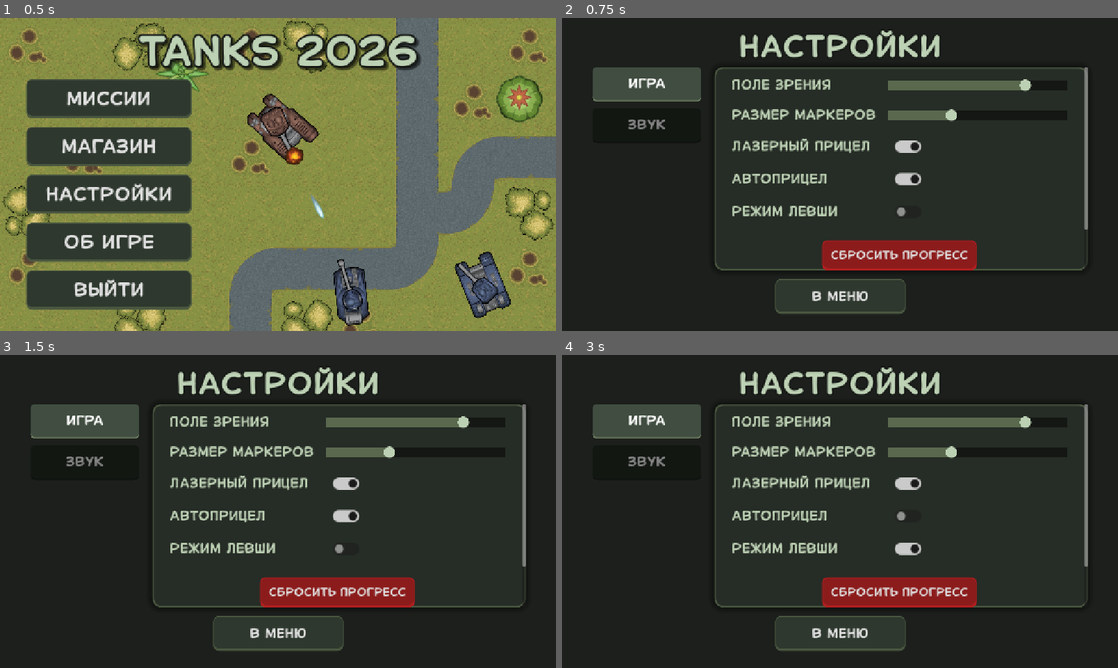
Above: before the commit, frames 1-4 (two rows, left to right).
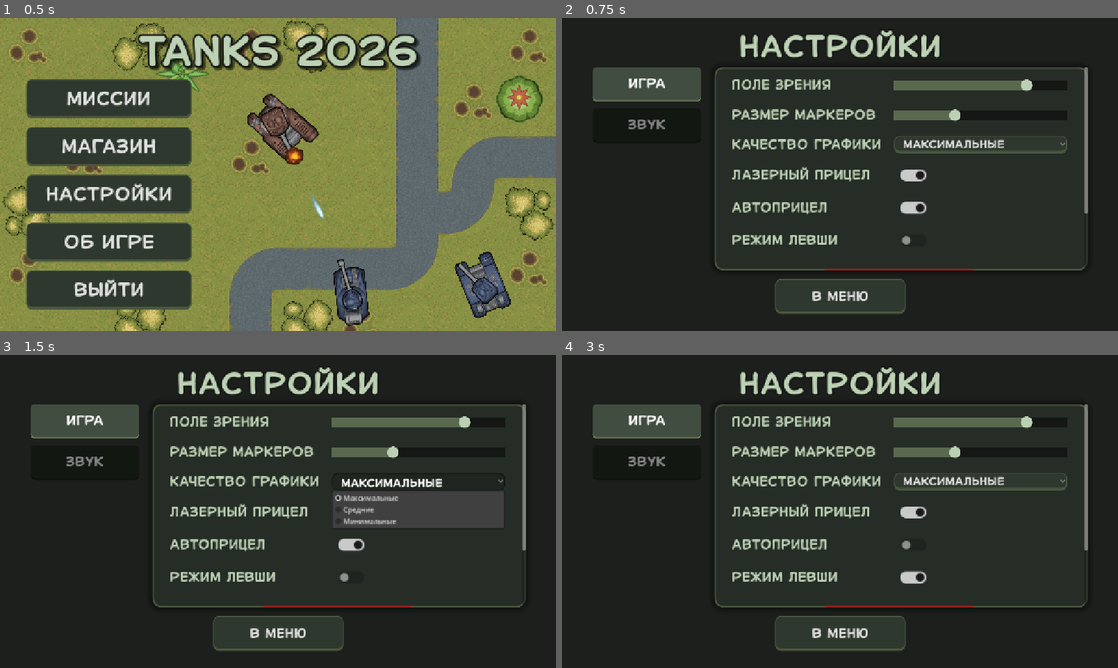
Above: after the commit, the same moments.

Repository: top-it-090304/Selyavi
Game: Godot game, scene res://scenes/MenuScenes/Menu.tscn
The game is run twice, just before and just after one commit, with the same random seed, the same clock (stepped at 60 frames per second) and the same inputs. Sound files missing from this copy of the repository are replaced by a short silence.
Inputs (mouse positions are in pixels of both pictures, inside the frame that each line leads up to; where the layout moved, square brackets give the same spot in the first picture):
- Up to frame 1 (0.5 s): no input
- Up to frame 2 (0.75 s): click "НАСТРОЙКИ" at 0.5 s
- Up to frame 3 (1.5 s): click (417, 480) at 1.25 s, where only the run after the commit has a clickable "Максимальные"
- Up to frame 4 (3 s): click (912, 545) [906, 514] at 2 s; click (912, 577) [906, 549] at 2.75 s

Frame 1 is identical in both runs. In frame 2, 6.4% of the frame differs, in the area x 30-95%, y 19-81%; in frame 3, 9.2%; in frame 4, 6.4%.

Commit message:
performance settings

Diff:
--- a/scenes/MenuScenes/Settings.tscn
+++ b/scenes/MenuScenes/Settings.tscn
@@ -338,6 +338,21 @@
 step = 0.1
 value = 1.0
 
+[node name="GraphicsQualityLabel" type="Label" parent="VBoxMain/ContentContainer/SettingsPanel/GameSettings/Margin/VBox/Grid"]
+layout_mode = 2
+text = "Качество графики"
+label_settings = SubResource("LabelSettings_label")
+
+[node name="OptionButton_GraphicsQuality" type="OptionButton" parent="VBoxMain/ContentContainer/SettingsPanel/GameSettings/Margin/VBox/Grid"]
+layout_mode = 2
+size_flags_horizontal = 3
+focus_mode = 0
+theme_override_fonts/font = ExtResource("2")
+theme_override_font_sizes/font_size = 24
+theme_override_styles/hover = SubResource("StyleBoxFlat_btn_hover")
+theme_override_styles/pressed = SubResource("StyleBoxFlat_btn_pressed")
+theme_override_styles/normal = SubResource("StyleBoxFlat_btn_normal")
+
 [node name="ScopeLabel" type="Label" parent="VBoxMain/ContentContainer/SettingsPanel/GameSettings/Margin/VBox/Grid"]
 layout_mode = 2
 text = "Лазерный прицел"
--- a/scripts/MenuScripts/Settings.gd
+++ b/scripts/MenuScripts/Settings.gd
@@ -13,6 +13,7 @@
 var _left_hand_toggler: CheckButton
 var _fov_slider: HSlider
 var _marker_slider: HSlider
+var _graphics_quality_selector: OptionButton
 var _return_button: Button
 var _reset_progress_btn: Button
 
@@ -27,10 +28,12 @@
 	_left_hand_toggler = game_settings.find_child("CheckButton_LeftHand", true)
 	_fov_slider = game_settings.find_child("HSlider_CameraFov", true)
 	_marker_slider = game_settings.find_child("HSlider_MarkerScale", true)
+	_graphics_quality_selector = game_settings.find_child("OptionButton_GraphicsQuality", true)
 	_reset_progress_btn = game_settings.find_child("ResetProgressBtn", true)
 
 	_return_button = find_child("Return_Button", true)
 
+	_setup_graphics_selector()
 	_load_ui_values()
 	_update_return_button_text()
 	_setup_sfx_preview()
@@ -50,6 +53,16 @@
 	if _left_hand_toggler: _left_hand_toggler.toggled.connect(_on_left_hand_toggled)
 	if _fov_slider: _fov_slider.value_changed.connect(_on_fov_slider_changed)
 	if _marker_slider: _marker_slider.value_changed.connect(_on_marker_scale_changed)
+	if _graphics_quality_selector: _graphics_quality_selector.item_selected.connect(_on_graphics_quality_selected)
+
+func _setup_graphics_selector():
+	if _graphics_quality_selector == null:
+		return
+
+	_graphics_quality_selector.clear()
+	_graphics_quality_selector.add_item("Максимальные")
+	_graphics_quality_selector.add_item("Средние")
+	_graphics_quality_selector.add_item("Минимальные")
 
 func _check_reset_button_visibility():
 	if _reset_progress_btn == null: return
@@ -167,6 +180,9 @@
 		if _left_hand_toggler: _left_hand_toggler.button_pressed = save_mgr.get_setting("game", "lefty_mode", false)
 		if _fov_slider: _fov_slider.value = float(save_mgr.get_setting("game", "camera_fov", 50.0))
 		if _marker_slider: _marker_slider.value = float(save_mgr.get_setting("game", "marker_scale", 1.0))
+		if _graphics_quality_selector:
+			var quality = str(save_mgr.get_setting("game", "graphics_quality", "high"))
+			_graphics_quality_selector.select(_quality_to_index(quality))
 
 	if game_mgr and _scope_toggler:
 		_scope_toggler.button_pressed = game_mgr.is_scope_currently_enabled()
@@ -178,6 +194,29 @@
 func _on_fov_slider_changed(value: float):
 	var save_mgr = get_node_or_null("/root/SaveManager")
 	if save_mgr: save_mgr.set_setting("game", "camera_fov", value)
+
+func _on_graphics_quality_selected(index: int):
+	var save_mgr = get_node_or_null("/root/SaveManager")
+	if save_mgr:
+		save_mgr.set_setting("game", "graphics_quality", _index_to_quality(index))
+
+func _quality_to_index(quality: String) -> int:
+	match quality:
+		"low":
+			return 2
+		"medium":
+			return 1
+		_:
+			return 0
+
+func _index_to_quality(index: int) -> String:
+	match index:
+		2:
+			return "low"
+		1:
+			return "medium"
+		_:
+			return "high"
 
 func _on_music_slider_changed(value: float):
 	var save_mgr = get_node_or_null("/root/SaveManager")
--- a/scripts/SaveManager.gd
+++ b/scripts/SaveManager.gd
@@ -40,7 +40,8 @@
 		"aim_assist": true,
 		"lefty_mode": false,
 		"camera_fov": 80.0,
-		"marker_scale": 1.0
+		"marker_scale": 1.0,
+		"graphics_quality": "high"
 	}
 }
 
@@ -66,6 +67,8 @@
 		settings_data["game"]["lefty_mode"] = config.get_value("game", "lefty_mode", false)
 		settings_data["game"]["camera_fov"] = config.get_value("game", "camera_fov", 80.0)
 		settings_data["game"]["marker_scale"] = config.get_value("game", "marker_scale", 1.0)
+		settings_data["game"]["graphics_quality"] = config.get_value("game", "graphics_quality", "high")
+	_apply_graphics_quality(str(settings_data["game"].get("graphics_quality", "high")))
 	settings_changed.emit()
 
 func save_settings():
@@ -77,6 +80,7 @@
 	config.set_value("game", "lefty_mode", settings_data["game"]["lefty_mode"])
 	config.set_value("game", "camera_fov", settings_data["game"]["camera_fov"])
 	config.set_value("game", "marker_scale", settings_data["game"]["marker_scale"])
+	config.set_value("game", "graphics_quality", settings_data["game"]["graphics_quality"])
 	config.save(SETTINGS_FILE)
 
 func get_setting(section: String, key: String, default):
@@ -89,8 +93,31 @@
 		settings_data[section] = {}
 
 	settings_data[section][key] = value
+	if section == "game" and key == "graphics_quality":
+		_apply_graphics_quality(str(value))
 	save_settings()
 	settings_changed.emit()
+
+func _apply_graphics_quality(quality: String):
+	var viewport = get_viewport()
+	var window = get_window()
+
+	if viewport == null or window == null:
+		return
+
+	match quality:
+		"low":
+			window.content_scale_factor = 0.75
+			viewport.msaa_2d = Viewport.MSAA_DISABLED
+			viewport.screen_space_aa = Viewport.SCREEN_SPACE_AA_DISABLED
+		"medium":
+			window.content_scale_factor = 0.9
+			viewport.msaa_2d = Viewport.MSAA_2X
+			viewport.screen_space_aa = Viewport.SCREEN_SPACE_AA_FXAA
+		_:
+			window.content_scale_factor = 1.0
+			viewport.msaa_2d = Viewport.MSAA_4X
+			viewport.screen_space_aa = Viewport.SCREEN_SPACE_AA_FXAA
 
 func save_game():
 	var player_money = _get_money_from_active_player()
